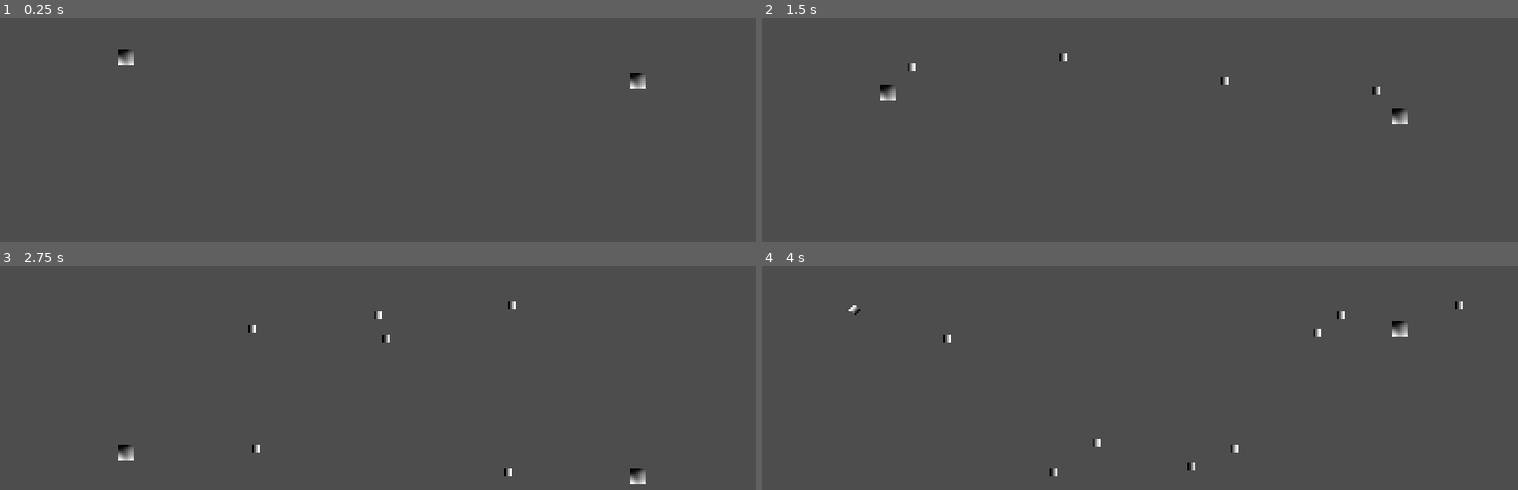
Above: before the commit, frames 1-4 (two rows, left to right).
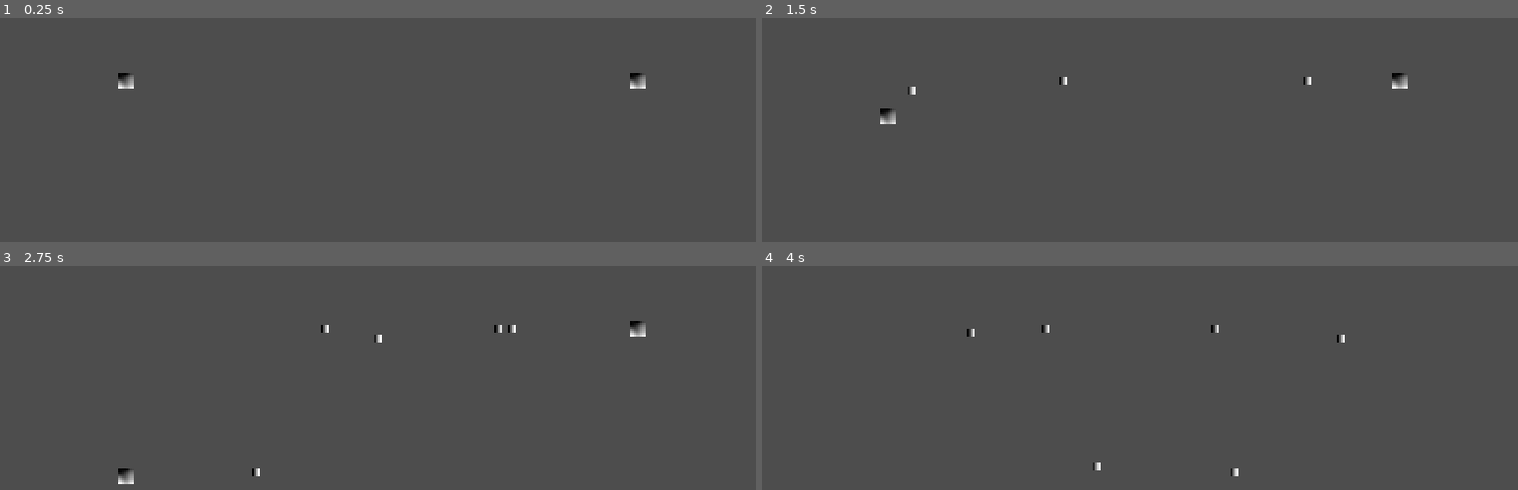
Above: after the commit, the same moments.

Repository: iirlas/acerola-jam-0
Game: Godot game, scene res://shmup/shmup.tscn
The game is run twice, just before and just after one commit, with the same random seed, the same clock (stepped at 60 frames per second) and the same inputs. The project has no main scene, so this scene is started directly.
Inputs:
- Up to frame 1 (0.25 s): no input
- Up to frame 2 (1.5 s): tap Enter at 0.5 s; hold Right (ui_right) 0.53-1.28 s; hold Z (action_0) 0.53-1.28 s; hold Down (ui_down) from 1.28 s (still down); tap Z (action_0) at 1.35 s
- Up to frame 3 (2.75 s): release Down (ui_down) at 2.03 s; hold Right (ui_right) from 2.03 s (still down); hold Z (action_0) from 2.03 s (still down)
- Up to frame 4 (4 s): release Right (ui_right) at 2.78 s; release Z (action_0) at 2.78 s; hold Up (ui_up) 2.78-3.53 s; tap Z (action_0) at 2.85 s; hold Left (ui_left) from 3.53 s (still down); hold Z (action_0) from 3.53 s (still down)

The runs differ from the first frame. In frame 1, 0.2% of the frame differs, in the area x 15-18%, y 14-32%; in frame 2, 0.7%; in frame 3, 0.8%, in the area x 15-86%, y 15-98%; in frame 4, 0.6%.

Commit message:
Added enemy, generalized player and bullet

Diff:
--- /dev/null
+++ b/shmup/actor.gd
@@ -0,0 +1,30 @@
+class_name Actor
+extends CharacterBody2D
+
+
+@export var speed := 1.0
+@export_flags("X", "Y") var axis_lock := 0
+var colliders: Dictionary # (collider: should delete next check)
+signal on_action
+signal on_damage(amount:int)
+signal body_entered(body: Node)
+signal body_exited(body: Node)
+
+
+func _physics_process(delta):
+	if (axis_lock & (1 << Vector2.AXIS_X)) != 0:
+		velocity.x = 0
+	if (axis_lock & (1 << Vector2.AXIS_Y)) != 0:
+		velocity.y = 0
+	if move_and_slide():
+		for index in get_slide_collision_count():
+			var collision := get_slide_collision(index)
+			var collider := collision.get_collider()
+			body_entered.emit(collider)
+			colliders[collider] = false
+		for collider in colliders:
+			if colliders[collider]:
+				body_exited.emit(collider)
+				colliders.erase(colliders)
+			else:
+				colliders[collider] = true
--- /dev/null
+++ b/shmup/bullet.gd
@@ -0,0 +1,9 @@
+extends RigidBody2D
+
+
+@export var damage := 1
+
+
+func _on_body_entered(body: Node):
+	$Health.damage(damage)
+	body.emit_signal("on_damage", damage)
--- a/shmup/player_bullet.tscn
+++ b/shmup/bullet.tscn
@@ -1,4 +1,7 @@
-[gd_scene load_steps=4 format=3 uid="uid://cojjhy1gtmjbn"]
+[gd_scene load_steps=6 format=3 uid="uid://cmdtn7qscq5yt"]
+
+[ext_resource type="Script" path="res://shmup/health.gd" id="1_c4fvb"]
+[ext_resource type="Script" path="res://shmup/bullet.gd" id="1_hjrv0"]
 
 [sub_resource type="CircleShape2D" id="CircleShape2D_dmphq"]
 radius = 4.0
@@ -12,12 +15,22 @@
 metadata/_snap_count = 11
 
 [node name="Bullet" type="RigidBody2D"]
-collision_layer = 2
-collision_mask = 2
+collision_layer = 3
+collision_mask = 3
+mass = 0.01
 gravity_scale = 0.0
+can_sleep = false
+max_contacts_reported = 5
+contact_monitor = true
+script = ExtResource("1_hjrv0")
 
 [node name="CollisionShape2D" type="CollisionShape2D" parent="."]
 shape = SubResource("CircleShape2D_dmphq")
 
 [node name="Sprite2D" type="Sprite2D" parent="."]
 texture = SubResource("GradientTexture2D_xypap")
+
+[node name="Health" type="Node" parent="."]
+script = ExtResource("1_c4fvb")
+
+[connection signal="body_entered" from="." to="." method="_on_body_entered"]
--- /dev/null
+++ b/shmup/enemy.gd
@@ -0,0 +1 @@
+extends Actor
--- a/shmup/enemy.tscn
+++ b/shmup/enemy.tscn
@@ -1,8 +1,8 @@
 [gd_scene load_steps=8 format=3 uid="uid://dshdj4eghpkih"]
 
-[ext_resource type="Script" path="res://shmup/player.gd" id="1_61ry7"]
+[ext_resource type="Script" path="res://shmup/enemy.gd" id="1_nbcuy"]
 [ext_resource type="Script" path="res://shmup/gun.gd" id="2_t84n0"]
-[ext_resource type="PackedScene" uid="uid://d0duadmta3dwj" path="res://shmup/enemy_bullet.tscn" id="3_jnj4s"]
+[ext_resource type="PackedScene" uid="uid://cmdtn7qscq5yt" path="res://shmup/bullet.tscn" id="3_w83bg"]
 [ext_resource type="Script" path="res://shmup/health.gd" id="4_v77x6"]
 
 [sub_resource type="FastNoiseLite" id="FastNoiseLite_cb73h"]
@@ -20,9 +20,8 @@
 collision_mask = 2
 motion_mode = 1
 platform_on_leave = 2
-script = ExtResource("1_61ry7")
+script = ExtResource("1_nbcuy")
 speed = 100.0
-axis_lock = 1
 
 [node name="Sprite2D" type="Sprite2D" parent="."]
 texture = SubResource("NoiseTexture2D_a8fkt")
@@ -33,11 +32,17 @@
 [node name="Gun" type="Node2D" parent="."]
 rotation = 3.14159
 script = ExtResource("2_t84n0")
-bullet = ExtResource("3_jnj4s")
+bullet = ExtResource("3_w83bg")
 force = 100.0
+collision_layer = 1
+collision_mask = 1
 
 [node name="Health" type="Node" parent="."]
 script = ExtResource("4_v77x6")
 
-[connection signal="body_entered" from="." to="Health" method="_on_body_entered"]
+[node name="GunTimer" type="Timer" parent="."]
+autostart = true
+
 [connection signal="on_action" from="." to="Gun" method="_on_action"]
+[connection signal="on_damage" from="." to="Health" method="damage"]
+[connection signal="timeout" from="GunTimer" to="Gun" method="_on_action"]
--- a/shmup/enemy_bullet.tscn
+++ /dev/null
@@ -1,21 +0,0 @@
-[gd_scene load_steps=4 format=3 uid="uid://d0duadmta3dwj"]
-
-[sub_resource type="CircleShape2D" id="CircleShape2D_dmphq"]
-radius = 4.0
-
-[sub_resource type="Gradient" id="Gradient_dto00"]
-
-[sub_resource type="GradientTexture2D" id="GradientTexture2D_xypap"]
-gradient = SubResource("Gradient_dto00")
-width = 4
-height = 4
-metadata/_snap_count = 11
-
-[node name="Bullet" type="RigidBody2D"]
-gravity_scale = 0.0
-
-[node name="CollisionShape2D" type="CollisionShape2D" parent="."]
-shape = SubResource("CircleShape2D_dmphq")
-
-[node name="Sprite2D" type="Sprite2D" parent="."]
-texture = SubResource("GradientTexture2D_xypap")
--- a/shmup/gun.gd
+++ b/shmup/gun.gd
@@ -3,10 +3,14 @@
 
 @export var bullet: PackedScene
 @export var force := 1.0
+@export_flags_2d_physics var collision_layer := 0
+@export_flags_2d_physics var collision_mask := 0
 
 
 func _on_action():
 	var instance := bullet.instantiate() as RigidBody2D
 	get_tree().root.add_child(instance)
 	instance.global_position = global_position
+	instance.collision_layer = collision_layer
+	instance.collision_mask = collision_mask
 	instance.apply_impulse(transform.x * force)
--- a/shmup/health.gd
+++ b/shmup/health.gd
@@ -7,11 +7,8 @@
 func _process(delta):
 	if amount <= 0:
 		get_parent().queue_free()
+		pass
 
 
 func damage(amount: int):
 	self.amount -= amount
-
-
-func _on_body_entered(body):
-	damage(1)
--- a/shmup/health.tscn
+++ /dev/null
@@ -1,6 +0,0 @@
-[gd_scene load_steps=2 format=3 uid="uid://0etuwnafk8vp"]
-
-[ext_resource type="Script" path="res://shmup/health.gd" id="1_daq6j"]
-
-[node name="Health" type="Node"]
-script = ExtResource("1_daq6j")
--- a/shmup/player.gd
+++ b/shmup/player.gd
@@ -1,12 +1,4 @@
-extends CharacterBody2D
-
-
-@export var speed := 1.0
-@export_flags("X", "Y") var axis_lock := 0
-var colliders: Dictionary # (collider: delete next check)
-signal on_action
-signal body_entered(body: Node)
-signal body_exited(body: Node)
+extends Actor
 
 
 func _unhandled_input(event):
@@ -17,22 +9,3 @@
 func _process(delta):
 	velocity.x = Input.get_axis("ui_left", "ui_right") * speed
 	velocity.y = Input.get_axis("ui_up", "ui_down") * speed
-
-
-func _physics_process(delta):
-	if (axis_lock & (1 << Vector2.AXIS_X)) != 0:
-		velocity.x = 0
-	if (axis_lock & (1 << Vector2.AXIS_Y)) != 0:
-		velocity.y = 0
-	if move_and_slide():
-		for index in get_slide_collision_count():
-			var collision := get_slide_collision(index)
-			var collider := collision.get_collider()
-			body_entered.emit(collider)
-			colliders[collider] = false
-		for collider in colliders:
-			if colliders[collider]:
-				body_exited.emit(collider)
-				colliders.erase(colliders)
-			else:
-				colliders[collider] = true
--- a/shmup/player.tscn
+++ b/shmup/player.tscn
@@ -2,7 +2,7 @@
 
 [ext_resource type="Script" path="res://shmup/player.gd" id="1_1yd8w"]
 [ext_resource type="Script" path="res://shmup/gun.gd" id="2_qavud"]
-[ext_resource type="PackedScene" uid="uid://cojjhy1gtmjbn" path="res://shmup/player_bullet.tscn" id="3_07016"]
+[ext_resource type="PackedScene" uid="uid://cmdtn7qscq5yt" path="res://shmup/bullet.tscn" id="3_4fye7"]
 [ext_resource type="Script" path="res://shmup/health.gd" id="4_4lx14"]
 
 [sub_resource type="FastNoiseLite" id="FastNoiseLite_cb73h"]
@@ -30,11 +30,13 @@
 
 [node name="Gun" type="Node2D" parent="."]
 script = ExtResource("2_qavud")
-bullet = ExtResource("3_07016")
+bullet = ExtResource("3_4fye7")
 force = 100.0
+collision_layer = 2
+collision_mask = 2
 
 [node name="Health" type="Node" parent="."]
 script = ExtResource("4_4lx14")
 
-[connection signal="body_entered" from="." to="Health" method="_on_body_entered"]
 [connection signal="on_action" from="." to="Gun" method="_on_action"]
+[connection signal="on_damage" from="." to="Health" method="damage"]
--- a/shmup/shmup.tscn
+++ b/shmup/shmup.tscn
@@ -9,7 +9,7 @@
 [node name="Shmup" type="Node2D"]
 
 [node name="Player" parent="." instance=ExtResource("1_dlwna")]
-position = Vector2(64, 92)
+position = Vector2(64, 104)
 
 [node name="TopBoundary" type="StaticBody2D" parent="."]
 
@@ -27,3 +27,4 @@
 
 [node name="Enemy" parent="." instance=ExtResource("2_w6l1b")]
 position = Vector2(324, 104)
+collision_mask = 0
